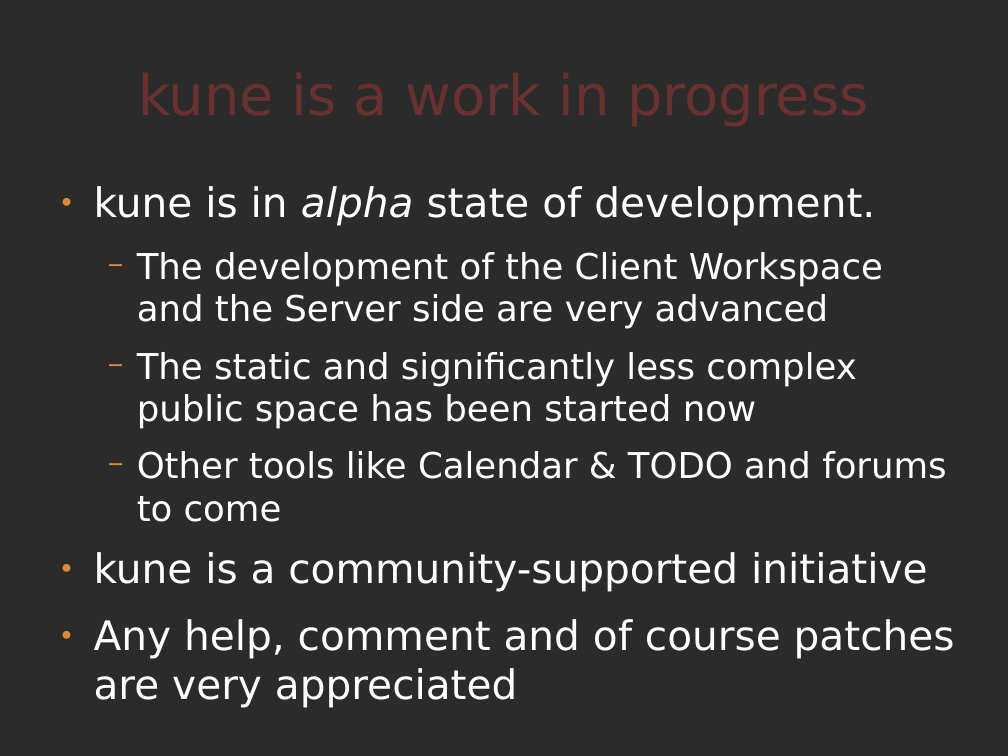
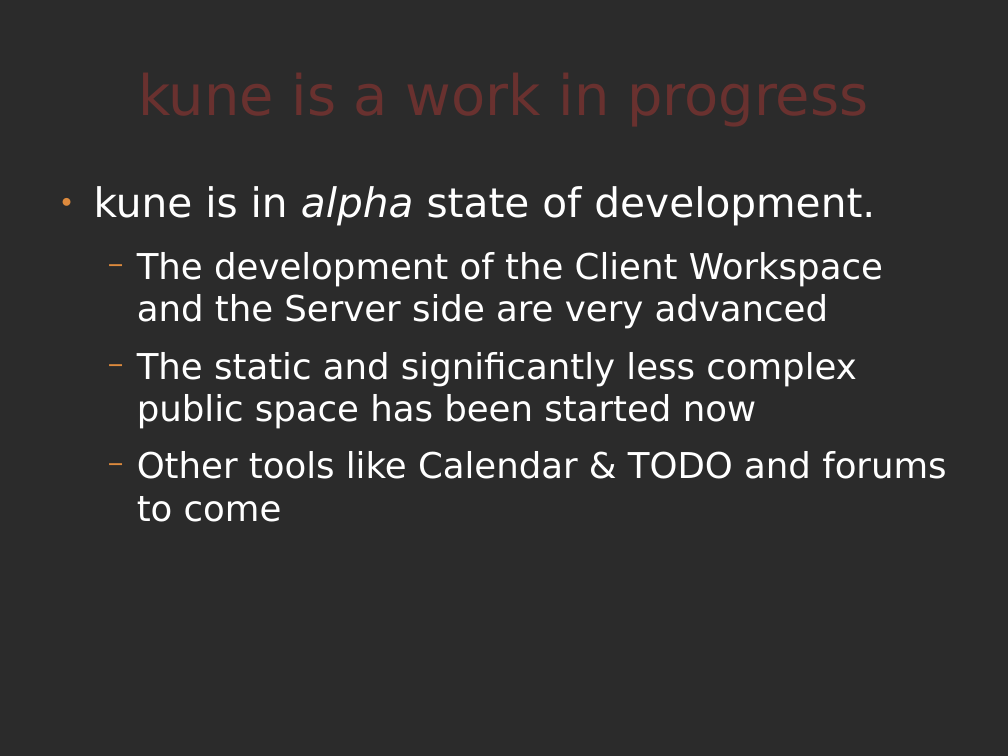
Before and after one commit to comunes/kune, a slide deck: slide 19 of doc/kune-dic-08.odp. Drawn at 1008x756 pixels with LibreOffice and Linux fonts; fonts in the diff are those of the drawing; background and template pictures are left out; a plain dark background stands for a picture behind light text. Boxes give left, top, right and bottom in pixels: in the first picture for what was removed or moved away, otherwise in the second. Text is boxed around its words. In the diff, an @@ line names an element or a change of style, - is before the commit and + after.

```diff
--- a/doc/kune-dic-08.odp
+++ b/doc/kune-dic-08.odp
@@ text at [94, 552, 955, 708]: paragraphs removed @@
-● kune is a community-supported initiative
-● Any help, comment and of course patches are very appreciated
```
Also in this commit, not shown: 6 other slides changed, 1 slide added, 45 other files.
